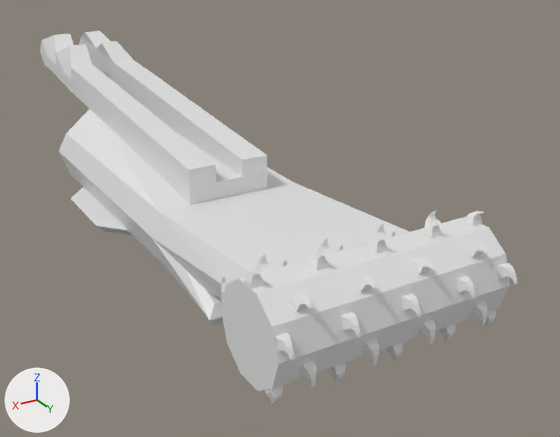
Two versions of the Blender file Low Poly car models/The Mine/cat cm235.blend, one commit apart.
Camera for both pictures: a 50 mm lens placed at (6.25, 15.48, 6.43), pointed at (-1.49, 2.6, -0.02). Every picture has the same lights, and +X, +Y and +Z are marked at lower left.

The scene before the commit, as lines of its bpy script (objects in view):
```python
me_cube = bpy.data.meshes.new('Cube')
me_cube.from_pydata(...)  # 1248 vertices, 1141 faces; spans x -1.4..1.4, y -2.01..2.67, z -0.27..2.77
me_cube.materials.append(mat_material)  # white #e7e7e7
ob_cube = bpy.data.objects.new('Cube', me_cube)
ob_cube.location = (0.0, 0.0, 0.0)
ob_cube.scale = (1.44, 3.22, 1.0)
```
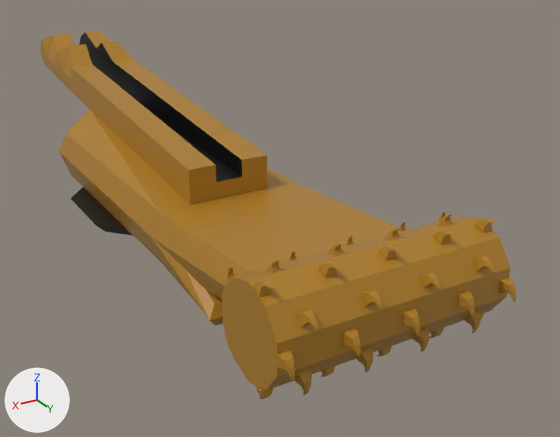
Where the newer file only moved an object's origin or applied its transform, the numbers keep the older frame.

Patch to the scene script:
```diff
--- a/Low Poly car models/The Mine/cat cm235.blend.py
+++ b/Low Poly car models/The Mine/cat cm235.blend.py
@@ mat_cm325_black @@
+mat_cm325_black = principled_material('CM325 black')
+mat_cm325_black.base_color = (0.0, 0.0, 0.0)  # black #000000
@@ mat_cm235_yellow @@
+mat_cm235_yellow = principled_material('CM235 yellow')
+mat_cm235_yellow.base_color = (0.429, 0.209, 0.016)  # brown #af7e22
+mat_cm235_yellow.roughness = 0.4
@@ me_cube @@
 # used by ob_cube; location = (0.0, 0.0, 0.0); scale = (1.44, 3.22, 1.0)
-me_cube.from_pydata(...)  # 1248 vertices, 1141 faces; spans x -1.4..1.4, y -2.01..2.67, z -0.27..2.77
+me_cube.from_pydata(...)  # 148 vertices, 139 faces; spans x -1.33..1.33, y -2.01..2.09, z -0.27..2.77
+# me_cube part 1: 46 loose pieces with 1100 vertices, spanning x -1.4..1.4, y 2.07..2.67, z -0.02..1.89, are deleted
+# me_cube part 2: 113 faces spanning x -1.11..1.11, y -2.01..2.09, z -0.27..2.77 switch from mat_material (white #e7e7e7) to mat_cm235_yellow (brown #af7e22)
+# me_cube part 3: 26 faces spanning x -1.33..1.33, y -2.01..1.0, z -0.27..2.77 switch from mat_material (white #e7e7e7) to mat_cm325_black (black #000000)
@@ me_cube_002 @@
+me_cube_002.from_pydata(...)  # 1100 vertices, 1002 faces; spans x -2.0..2.05, y -0.95..0.97, z -0.96..0.95
+me_cube_002.materials.append(mat_cm235_yellow)  # brown #af7e22
@@ ob_cm325_002 @@
+ob_cm325_002 = bpy.data.objects.new('CM325.002', me_cube_002)
+ob_cm325_002.location = (-0.02, 7.64, 0.93)
```

Boxes [x1, y1, x2, y2] around the edits, measured in the pictures (560 x 437 px):
'Cube', reshaped (25% narrower, 21% shorter)
    before: [40, 31, 518, 405]
    after: [40, 31, 400, 326]
'CM325.002', added (brown)
    after: [222, 212, 516, 399]
part 1 of me_cube, deleted
    before: [221, 210, 518, 405]
part 2 of me_cube, recoloured (white to brown)
    both: [40, 31, 400, 326]
part 3 of me_cube, recoloured (white to black)
    both: [70, 33, 242, 236]
